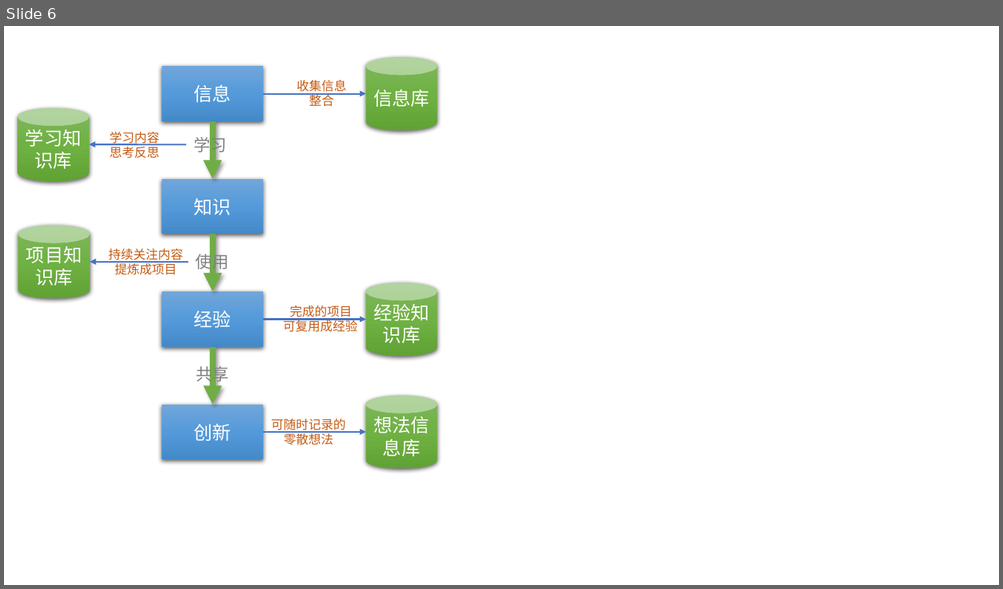
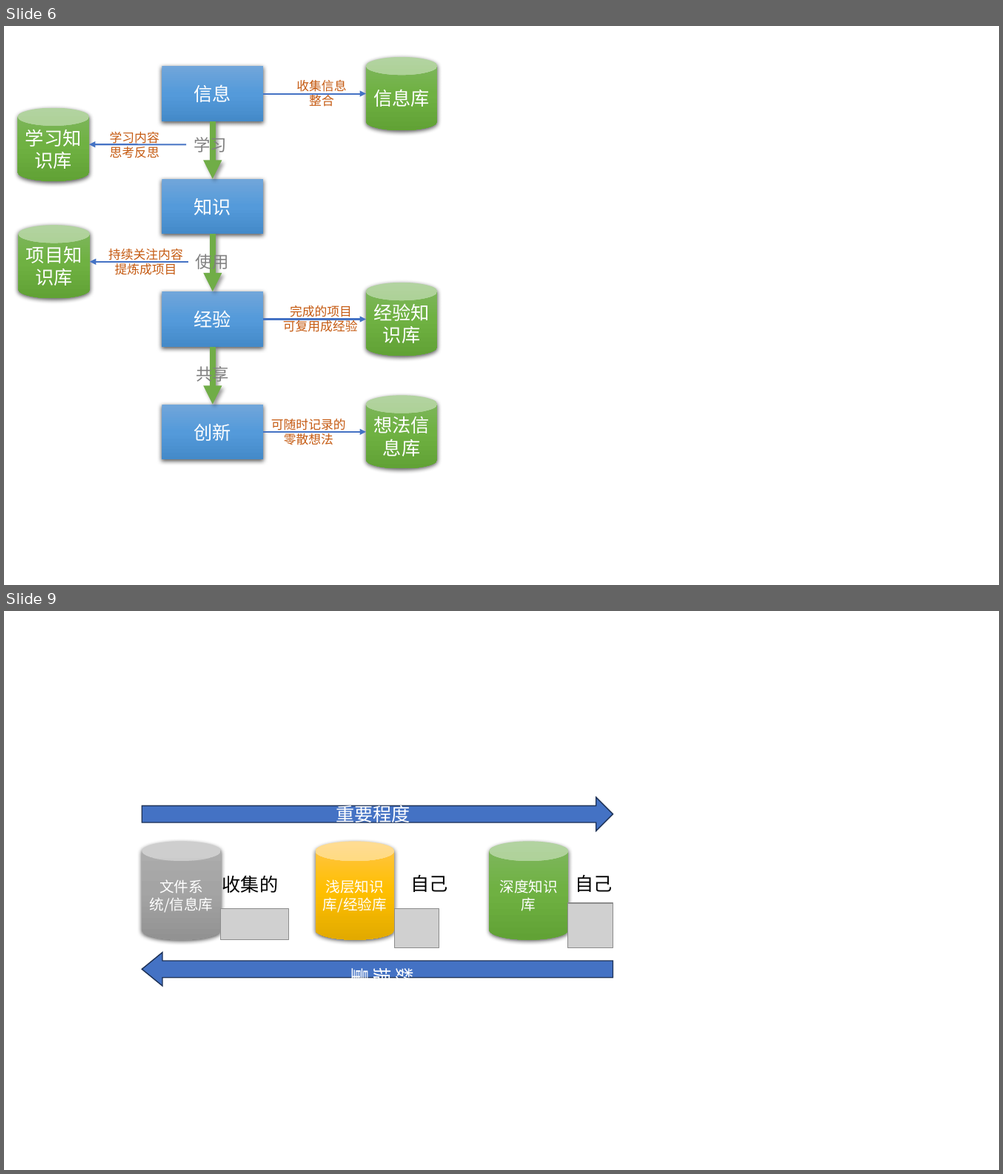
Before and after one commit to 51xpage/51xpage.github.com, a slide deck: images/2023-07-19-ru-he-da-jian-shu-yu-zi-ji-de-zhi-shi-shou-ji-zheng-li-jia-gong-ti-xi/知识管理各种图片.pptx. Shown one above the other, each under a label of ours: slide 6 before the commit, slides 6 and 9 after it; the slides between them are not shown. The pictures are 1003x589 and 1003x1174 pixels, drawn with LibreOffice and Linux fonts; fonts in the diff are those of the drawing; grey boxes stand for pictures. Boxes give left, top, right and bottom in pixels: in the first picture for what was removed or moved away, otherwise in the second. Text is boxed around its words. In the diff, an @@ line names an element or a change of style, - is before the commit and + after.

```diff
--- a/images/2023-07-19-ru-he-da-jian-shu-yu-zi-ji-de-zhi-shi-shou-ji-zheng-li-jia-gong-ti-xi/知识管理各种图片.pptx
+++ b/images/2023-07-19-ru-he-da-jian-shu-yu-zi-ji-de-zhi-shi-shou-ji-zheng-li-jia-gong-ti-xi/知识管理各种图片.pptx
@@ slide 9 added at (x1=4, y1=611, x2=999, y2=1170), background #FFFFFF @@
@@ right arrow added at (x1=142, y1=797, x2=613, y2=831), fill #4472C4, outline #1E3256 1 pt, 18 pt, text #FFFFFF @@
+重要程度
@@ cylinder added at (x1=142, y1=842, x2=221, y2=940), fill gradient #AFAFAF to #A5A5A5 to #939393, 14 pt, text #FFFFFF @@
+文件系统/信息库
@@ cylinder added at (x1=315, y1=842, x2=394, y2=940), fill gradient #FFC64B to #FFC000 to #E3AB00, 14 pt, text #FFFFFF @@
+浅层知识库/经验库
@@ cylinder added at (x1=489, y1=842, x2=568, y2=940), fill gradient #81B861 to #6FB242 to #62A336, 14 pt, text #FFFFFF @@
+深度知识库
@@ text added at (x1=222, y1=872, x2=279, y2=896), 18 pt, text #000000 @@
+收集的
@@ text added at (x1=410, y1=875, x2=447, y2=892), 18 pt, text #000000 @@
+自己
@@ text added at (x1=575, y1=875, x2=612, y2=892), 18 pt, text #000000 @@
+自己
@@ picture added at (x1=220, y1=909, x2=288, y2=940) @@
@@ picture added at (x1=394, y1=909, x2=439, y2=948) @@
@@ picture added at (x1=568, y1=903, x2=613, y2=948) @@
@@ right arrow added at (x1=142, y1=953, x2=613, y2=986), fill #4472C4, outline #1E3256 1 pt, 18 pt, text #FFFFFF @@
+数据量
```
Also in this commit, not shown: 2 other slides added, 6 other files.
